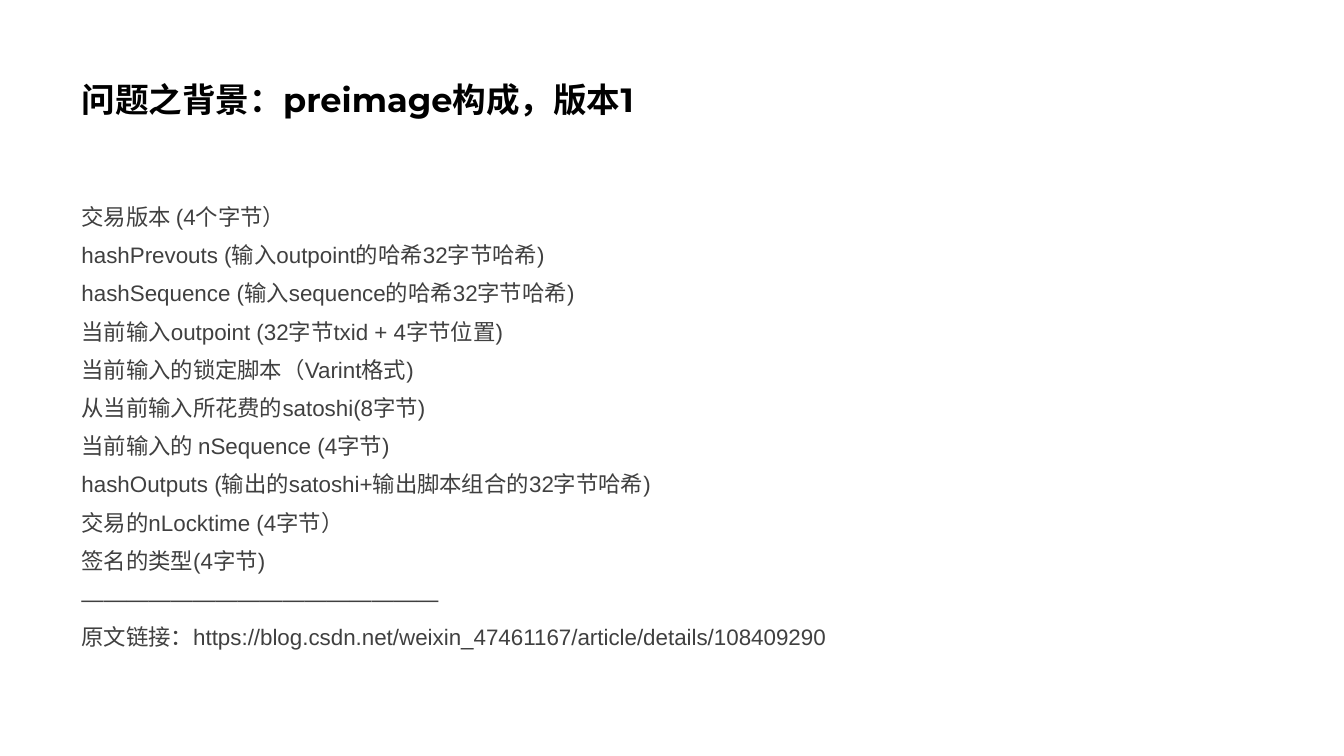
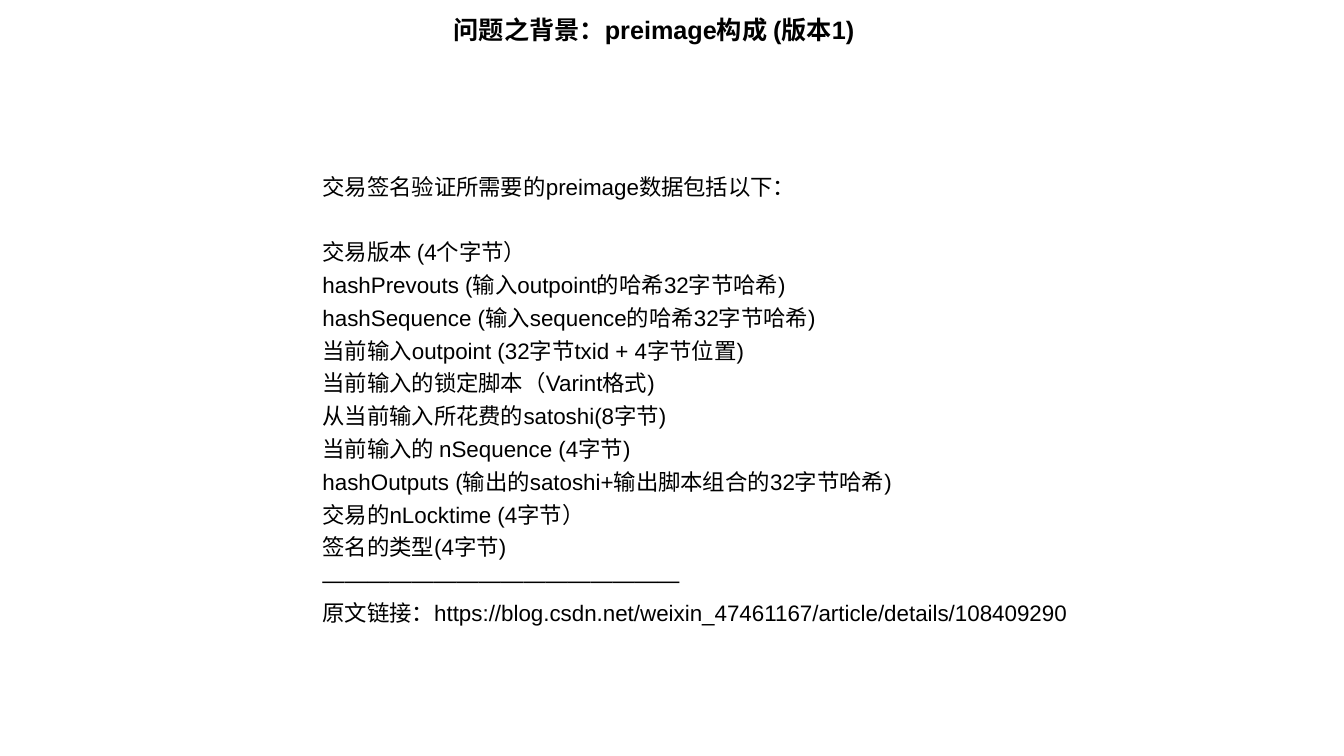
Before and after one commit to TuringBitChain/Document, a slide deck: slide 2 of Solve_BSV-L1-Contract_BackToGenesis_Problem_WithoutHardFork.pptx. Drawn at 1344x756 pixels with LibreOffice and Linux fonts; fonts in the diff are those of the drawing. Boxes give left, top, right and bottom in pixels: in the first picture for what was removed or moved away, otherwise in the second. Text is boxed around its words. In the diff, an @@ line names an element or a change of style, - is before the commit and + after.

```diff
--- a/Solve_BSV-L1-Contract_BackToGenesis_Problem_WithoutHardFork.pptx
+++ b/Solve_BSV-L1-Contract_BackToGenesis_Problem_WithoutHardFork.pptx
@@ title at [454,17,854,45]: text changed; size 24 to 18 pt; font Montserrat to Arial @@
-问题之背景：preimage构成，版本1
+问题之背景：preimage构成 (版本1)
@@ text "交易签名验证所需要的preimage数据包括以下：": place and size @@
-text "交易签名验证所需要的preimage数据包括以下：" at [81,206,825,650]
+text "交易签名验证所需要的preimage数据包括以下：" at [322,176,1066,626]
@@ text at [322,176,795,200]: paragraph added @@
+交易签名验证所需要的preimage数据包括以下：
@@ text at [322,241,1066,626]: text colour #404040 to #000000; line spacing 0.9 to 0.7 @@
```
Also in this commit, not shown: 6 other slides changed.
